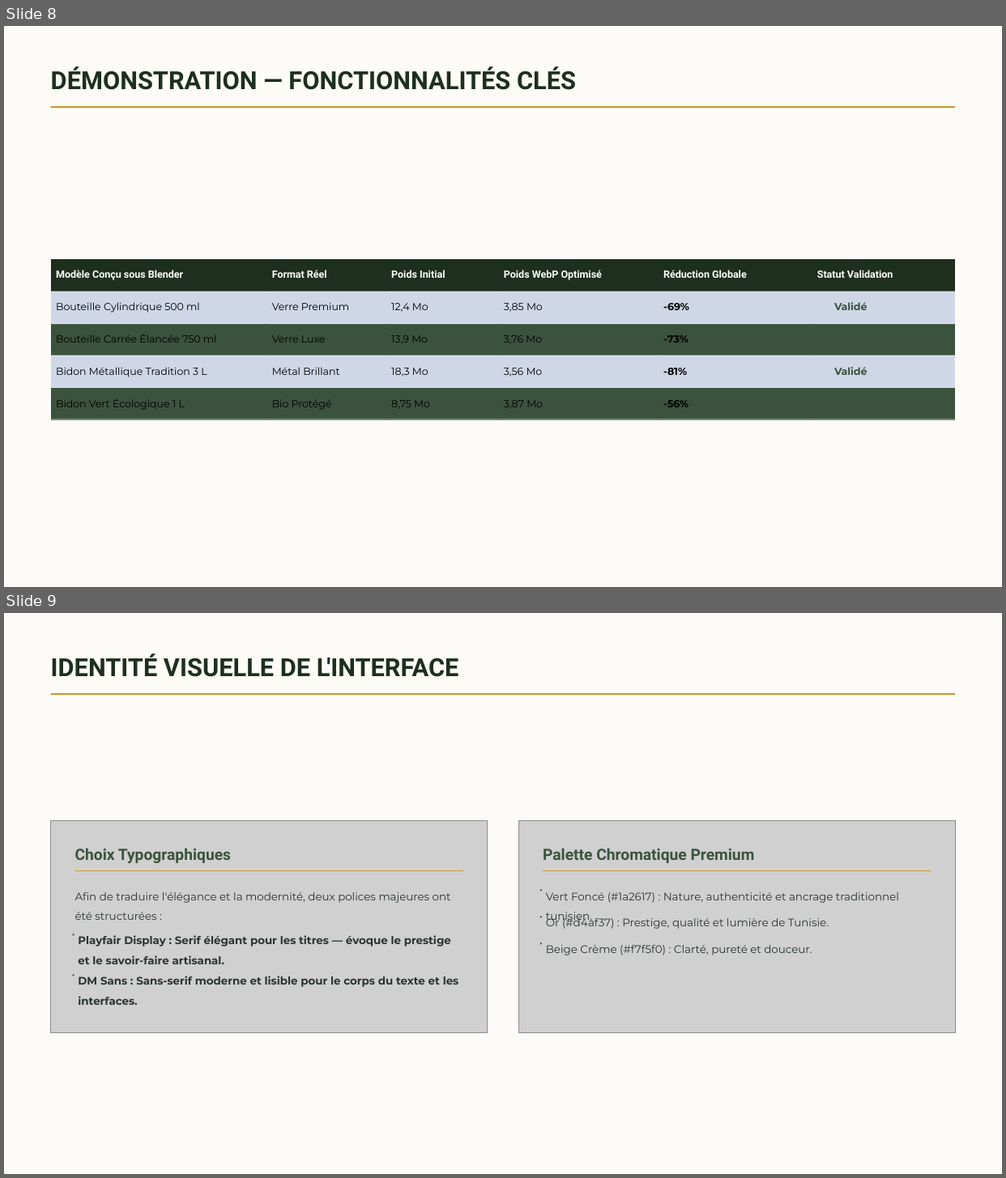
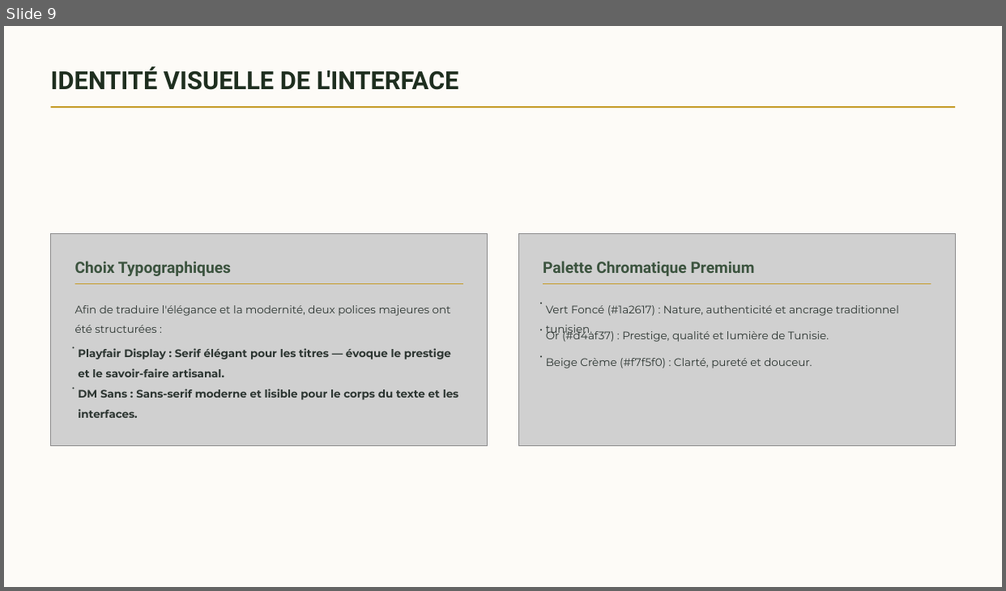
Before and after one commit to yassmine637/project-8470658, a slide deck: attached_assets/PFE_Domaine_Fendri_Yessmine_Hsine.pptx. Shown one above the other, each under a label of ours: slides 8 and 9 before the commit, slide 9 after it. The pictures are 1006x1178 and 1006x591 pixels, drawn with LibreOffice and Linux fonts; fonts in the diff are those of the drawing; grey boxes stand for pictures; background and template pictures are left out. Boxes give left, top, right and bottom in pixels: in the first picture for what was removed or moved away, otherwise in the second. Text is boxed around its words. In the diff, an @@ line names an element or a change of style, - is before the commit and + after.

```diff
--- a/attached_assets/PFE_Domaine_Fendri_Yessmine_Hsine.pptx
+++ b/attached_assets/PFE_Domaine_Fendri_Yessmine_Hsine.pptx
@@ slide 8 removed at [4, 26, 1002, 587], background picture (left out) @@
@@ text removed at [51, 67, 576, 90] @@
-DÉMONSTRATION — FONCTIONNALITÉS CLÉS
@@ rectangle removed at [50, 106, 955, 108] @@
@@ table removed at [50, 258, 956, 505], 5 rows, 6 columns @@
-Modèle Conçu sous Blender | Format Réel | Poids Initial | Poids WebP Optimisé | Réduction Globale | Statut Validation
-Bouteille Cylindrique 500 ml | Verre Premium | 12,4 Mo | 3,85 Mo | -69% | Validé
-Bouteille Carrée Élancée 750 ml | Verre Luxe | 13,9 Mo | 3,76 Mo | -73% | Validé
-Bidon Métallique Tradition 3 L | Métal Brillant | 18,3 Mo | 3,56 Mo | -81% | Validé
-Bidon Vert Écologique 1 L | Bio Protégé | 8,75 Mo | 3,87 Mo | -56% | Validé
@@ rectangle removed at [50, 292, 266, 292] @@
@@ rectangle removed at [266, 292, 386, 292] @@
@@ rectangle removed at [386, 292, 499, 292] @@
@@ rectangle removed at [499, 292, 659, 292] @@
@@ rectangle removed at [658, 292, 812, 292] @@
@@ rectangle removed at [812, 292, 956, 292] @@
@@ rectangle removed at [50, 323, 266, 324] @@
@@ rectangle removed at [266, 323, 386, 324] @@
@@ rectangle removed at [386, 323, 499, 324] @@
@@ rectangle removed at [499, 323, 659, 324] @@
@@ rectangle removed at [658, 323, 812, 324] @@
@@ rectangle removed at [812, 323, 956, 324] @@
@@ rectangle removed at [50, 356, 266, 356] @@
@@ rectangle removed at [266, 356, 386, 356] @@
@@ rectangle removed at [386, 356, 499, 356] @@
@@ rectangle removed at [499, 356, 659, 356] @@
@@ rectangle removed at [658, 356, 812, 356] @@
@@ rectangle removed at [812, 356, 956, 356] @@
@@ rectangle removed at [50, 387, 266, 388] @@
@@ rectangle removed at [266, 387, 386, 388] @@
@@ rectangle removed at [386, 387, 499, 388] @@
@@ rectangle removed at [499, 387, 659, 388] @@
@@ rectangle removed at [658, 387, 812, 388] @@
@@ rectangle removed at [812, 387, 956, 388] @@
@@ rectangle removed at [50, 420, 266, 420] @@
@@ rectangle removed at [266, 420, 386, 420] @@
@@ rectangle removed at [386, 420, 499, 420] @@
@@ rectangle removed at [499, 420, 659, 420] @@
@@ rectangle removed at [658, 420, 812, 420] @@
@@ rectangle removed at [812, 420, 956, 420] @@
```
Also in this commit, not shown: 1 slide added, 2 other files.
